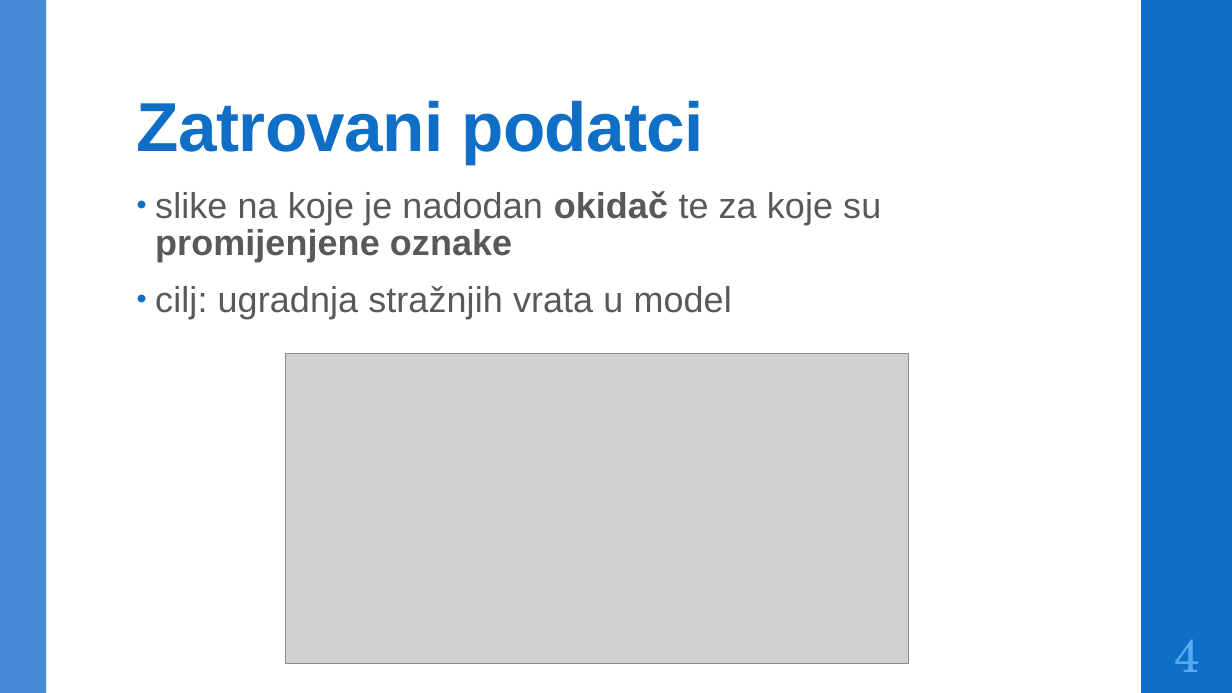
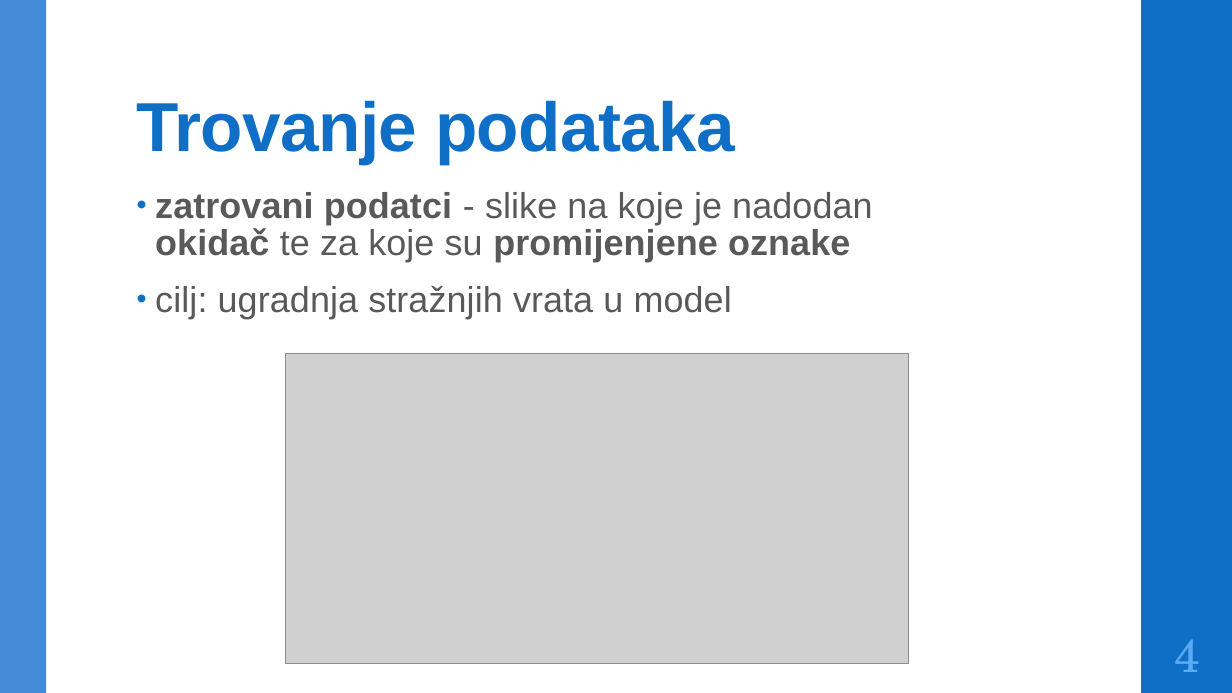
Before and after one commit to DomJamb/Seminar, a slide deck: slide 5 of Dokumentacija/Prezentacija/Trojanski napadi na modele za semantičku segmentaciju.pptx. Drawn at 1232x693 pixels with LibreOffice and Linux fonts; fonts in the diff are those of the drawing; grey boxes stand for pictures. Boxes give left, top, right and bottom in pixels: in the first picture for what was removed or moved away, otherwise in the second. Text is boxed around its words. In the diff, an @@ line names an element or a change of style, - is before the commit and + after.

```diff
--- a/Dokumentacija/Prezentacija/Trojanski napadi na modele za semantičku segmentaciju.pptx
+++ b/Dokumentacija/Prezentacija/Trojanski napadi na modele za semantičku segmentaciju.pptx
@@ title at <box>137,100,735,164</box>: text changed @@
-Zatrovani podatci
+Trovanje podataka
@@ text at <box>155,192,872,262</box>: text changed; bold on @@
-• slike na koje je nadodan okidač te za koje su promijenjene oznake
+• zatrovani podatci - slike na koje je nadodan okidač te za koje su promijenjene oznake
```
Also in this commit, not shown: 7 other slides changed, 1 other file.
